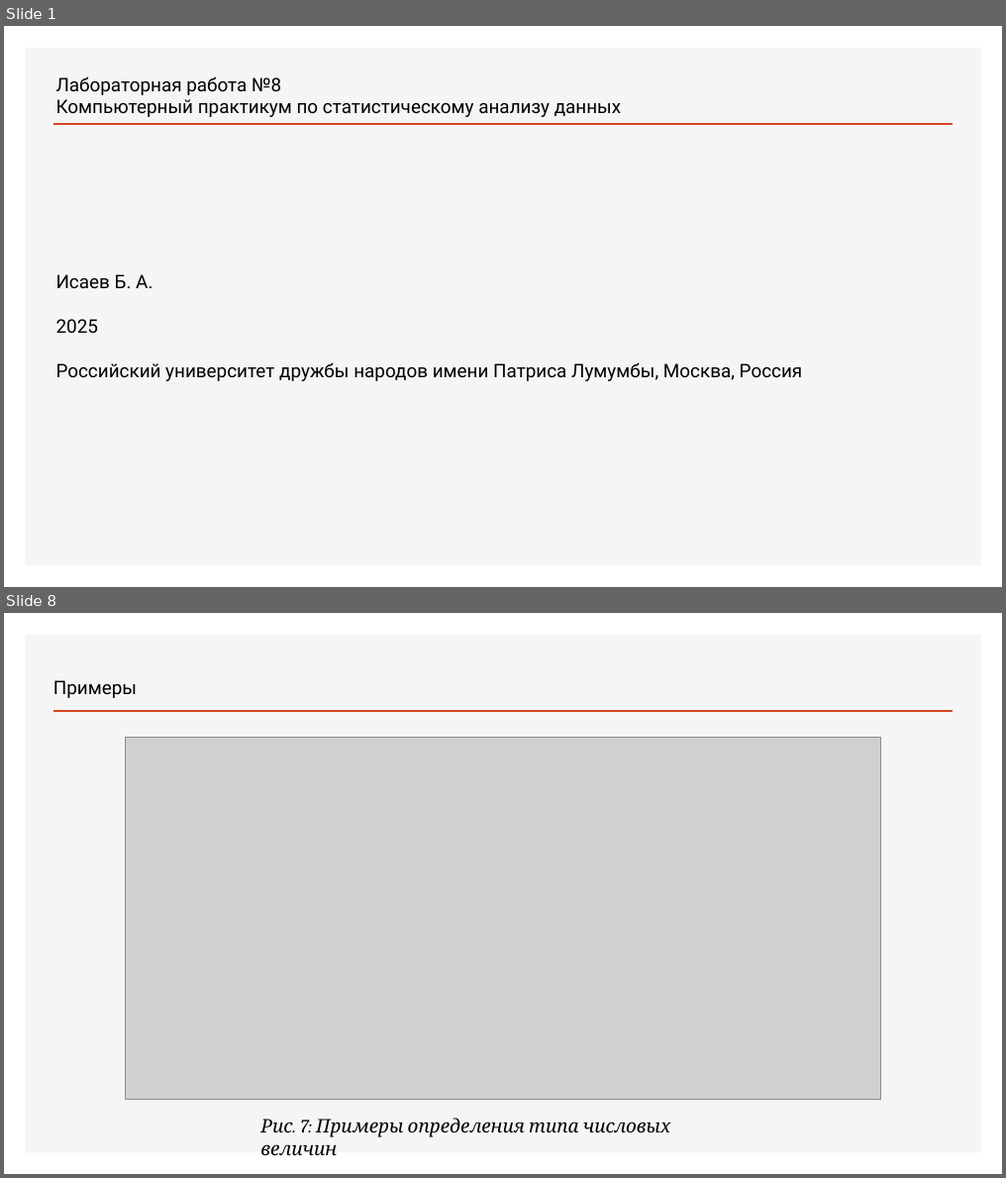
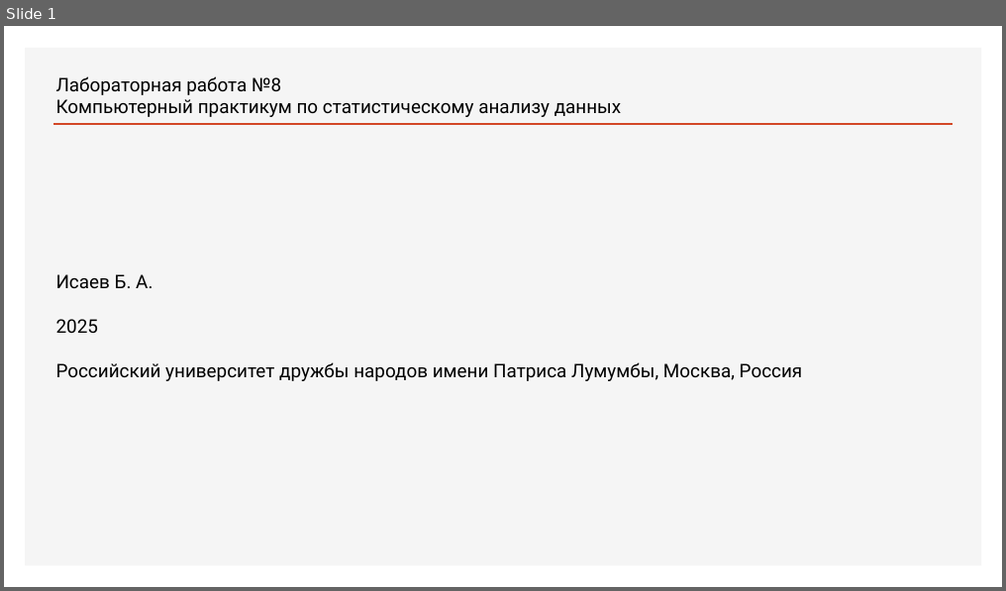
Before and after one commit to bulat-abubakarovich-isaev/K, a slide deck: lab8/presentation/presentation.pptx. Shown one above the other, each under a label of ours: slides 1 and 8 before the commit, slide 1 after it; the slides between them are not shown. The pictures are 1006x1178 and 1006x591 pixels, drawn with LibreOffice and Linux fonts; fonts in the diff are those of the drawing; grey boxes stand for pictures. Boxes give left, top, right and bottom in pixels: in the first picture for what was removed or moved away, otherwise in the second. Text is boxed around its words. In the diff, an @@ line names an element or a change of style, - is before the commit and + after.

```diff
--- a/lab8/presentation/presentation.pptx
+++ b/lab8/presentation/presentation.pptx
@@ slide 8 removed at (4, 613, 1002, 1174), background #FFFFFF; not listed: 2 template elements that a slide beside it also shows @@
@@ text removed at (54, 680, 137, 698) @@
-Примеры
@@ picture removed at (126, 738, 880, 1100) @@
@@ text removed at (260, 1118, 671, 1156) @@
-Рис. 7: Примеры определения типа числовых величин
```
Also in this commit, not shown: 4 slides changed, 15 slides added, 12 other slides removed, 3 other files.
